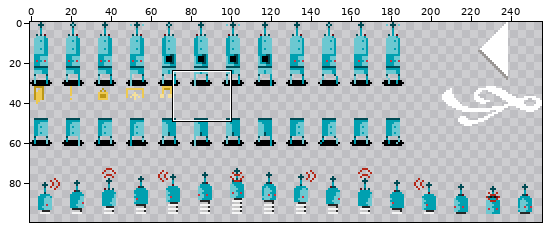
A sprite sheet gets an edit: res/sprites.png. Above: a wide view before the commit, with the close-up outlined.
Close-up. Before:
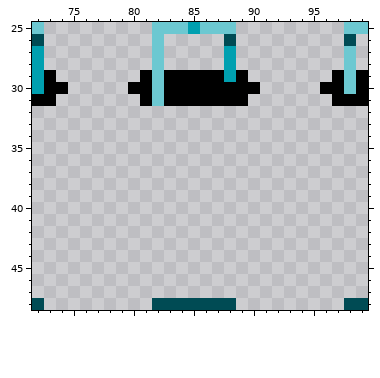
The file is 256x256 pixels. Shown: x 72..99, y 25..48. The wide view leaves out empty margins.
And afterwards:
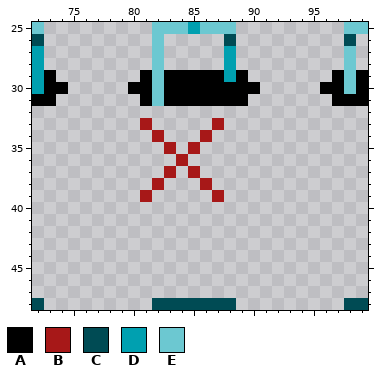
Palette (. is transparent): A #000000  B #a71818  C #004b54  D #00a0b0  E #6cc8d1
Edits made:
@@ x 79..89 @@
 32 ...........
-33 ...........
-34 ...........
-35 ...........
-36 ...........
-37 ...........
-38 ...........
-39 ...........
+33 ..B.....B..
+34 ...B...B...
+35 ....B.B....
+36 .....B.....
+37 ....B.B....
+38 ...B...B...
+39 ..B.....B..
 40 ...........
Boxes around the changes in both close-ups, in picture pixels (x1, y1, x2, y2):
added: (140, 118, 224, 202)
